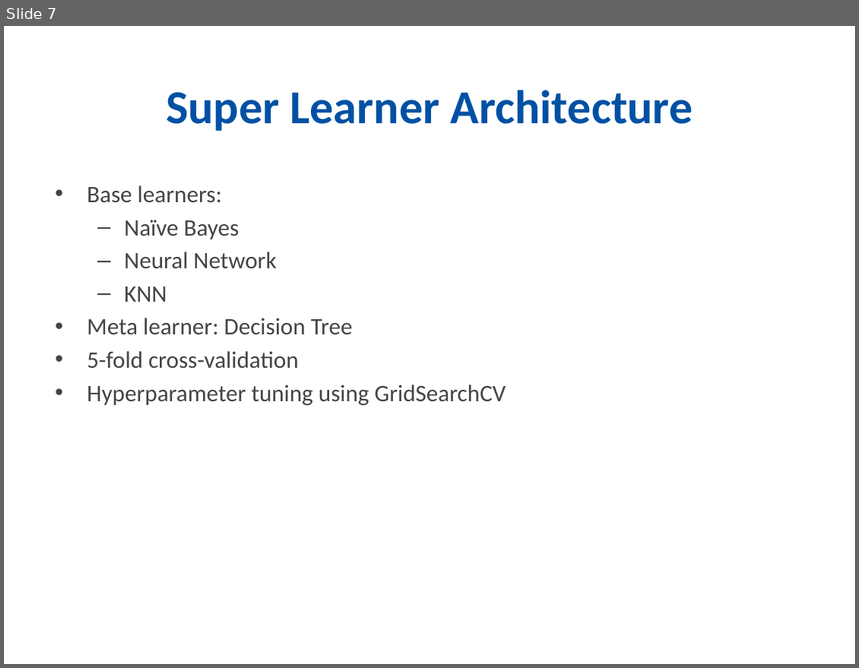
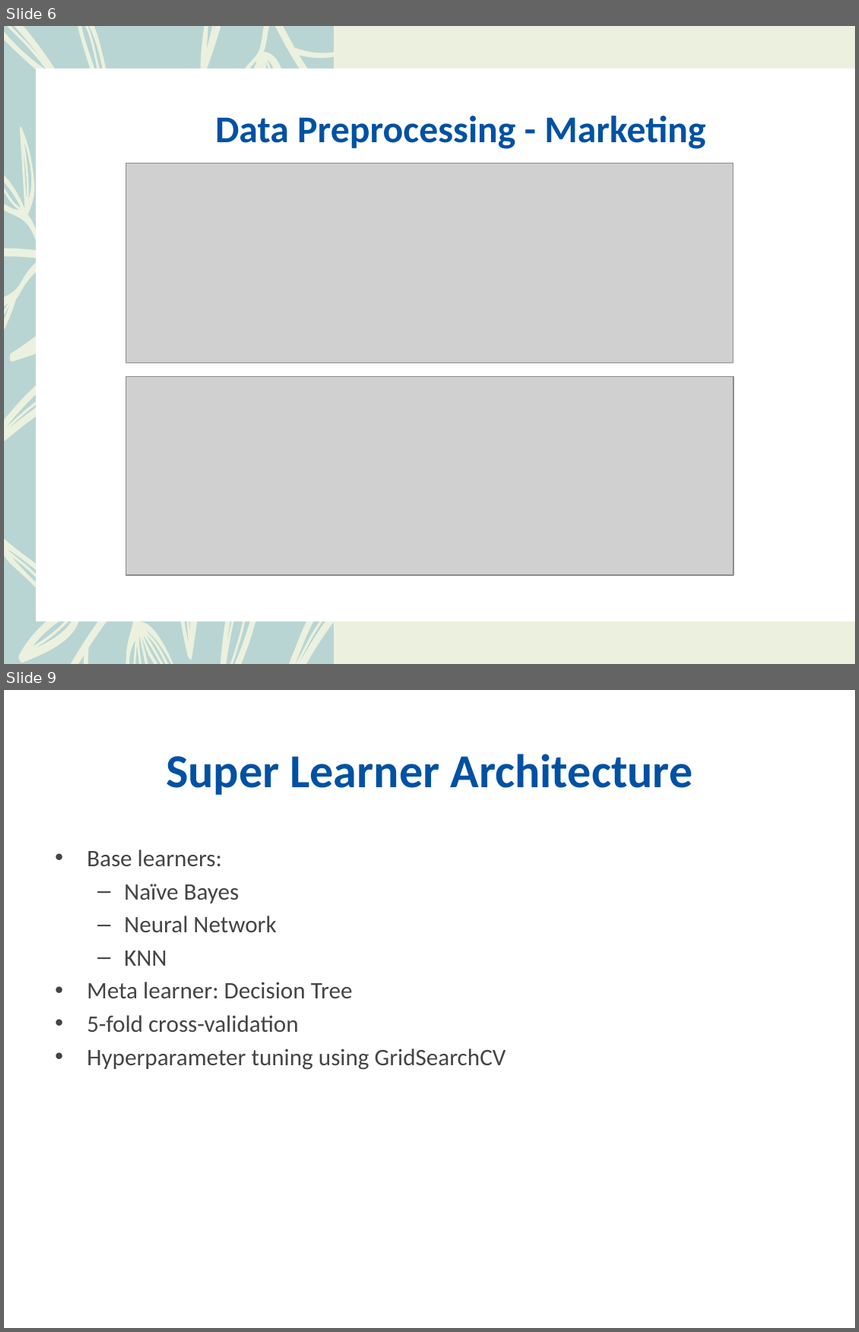
Before and after one commit to trivikram-bhavesh-budhabhatti/Data-Science-Project, a slide deck: documentation/SemiSupervised_Learning_ppt.pptx. Shown one above the other, each under a label of ours: slide 7 before the commit, slides 6 and 9 after it; the slides between them are not shown. The pictures are 859x668 and 859x1332 pixels, drawn with LibreOffice and Linux fonts; fonts in the diff are those of the drawing; grey boxes stand for pictures. Boxes give left, top, right and bottom in pixels: in the first picture for what was removed or moved away, otherwise in the second. Text is boxed around its words. In the diff, an @@ line names an element or a change of style, - is before the commit and + after.

```diff
--- a/documentation/SemiSupervised_Learning_ppt.pptx
+++ b/documentation/SemiSupervised_Learning_ppt.pptx
@@ slide 6 added at (x1=4, y1=26, x2=855, y2=664), background #FFFFFF @@
@@ rectangle added at (x1=4, y1=26, x2=855, y2=664), fill #EBF1DE @@
@@ rectangle added at (x1=4, y1=26, x2=335, y2=664), fill #4BACC6 at 60% opacity @@
@@ rectangle added at (x1=4, y1=26, x2=335, y2=664), fill #FDEADA at 40% opacity @@
@@ freeform shape added at (x1=4, y1=26, x2=335, y2=664), fill #EBF1DE @@
@@ rectangle added at (x1=37, y1=69, x2=855, y2=622), fill #FFFFFF @@
@@ title added at (x1=215, y1=116, x2=705, y2=149), 32 pt, text #0051A4, bold @@
+Data Preprocessing - Marketing
@@ picture added at (x1=126, y1=163, x2=734, y2=363) @@
@@ picture added at (x1=126, y1=376, x2=734, y2=576) @@
@@ what was slide 7 is now slide 9 @@
```
Also in this commit, not shown: 6 slides changed, 3 other slides added, 1 slide removed, 1 other file.
